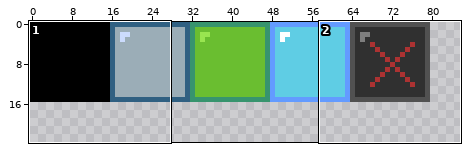
Pixel-art file, stored at assets/grid_tiles/grid_tiles.aseprite. The picture above shows the old version from afar; the outline marks the close-up.
Close-up. As it was:
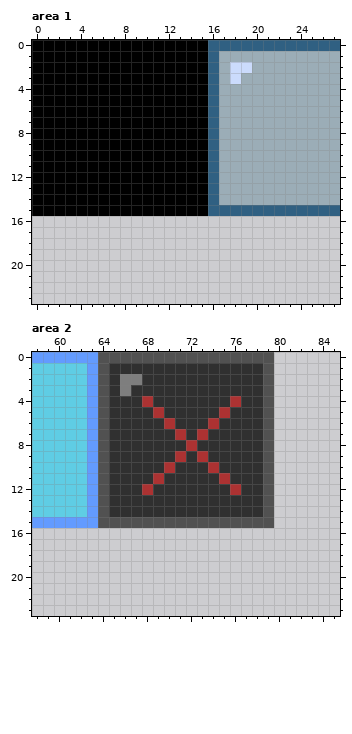
128x128 pixels, 1 frame. Shown: area 1: x 0..27, y 0..23; area 2: x 58..85, y 0..23. The wide view leaves out empty margins.
After:
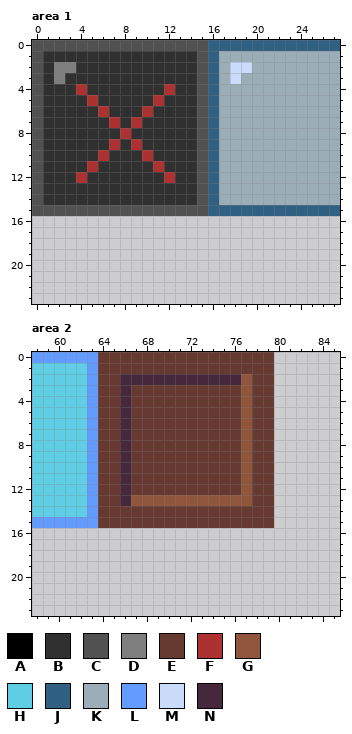
Palette (. is transparent): A #000000  B #303030  C #515151  D #7e7e7e  E #663931  F #ac3232  G #8f563b  H #5fcde4  J #306082  K #9badb7  L #639bff  M #cbdbfc  N #45283c
Difference:
Changed rows in their new state; - is an unchanged pixel.
Area 1:
first column x 0:
 0 CCCCCCCCCCCCCCCC
 1 CBBBBBBBBBBBBBBC
 2 CBDDBBBBBBBBBBBC
 3 CBDBBBBBBBBBBBBC
 4 CBBBFBBBBBBBFBBC
 5 CBBBBFBBBBBFBBBC
 6 CBBBBBFBBBFBBBBC
 7 CBBBBBBFBFBBBBBC
 8 CBBBBBBBFBBBBBBC
 9 CBBBBBBFBFBBBBBC
10 CBBBBBFBBBFBBBBC
11 CBBBBFBBBBBFBBBC
12 CBBBFBBBBBBBFBBC
13 CBBBBBBBBBBBBBBC
14 CBBBBBBBBBBBBBBC
15 CCCCCCCCCCCCCCCC
Area 2:
first column x 64:
 0 EEEEEEEEEEEEEEEE
 1 EEEEEEEEEEEEEEEE
 2 EENNNNNNNNNNNGEE
 3 EENEEEEEEEEEEGEE
 4 EENEEEEEEEEEEGEE
 5 EENEEEEEEEEEEGEE
 6 EENEEEEEEEEEEGEE
 7 EENEEEEEEEEEEGEE
 8 EENEEEEEEEEEEGEE
 9 EENEEEEEEEEEEGEE
10 EENEEEEEEEEEEGEE
11 EENEEEEEEEEEEGEE
12 EENEEEEEEEEEEGEE
13 EENGGGGGGGGGGGEE
14 EEEEEEEEEEEEEEEE
15 EEEEEEEEEEEEEEEE
Where, in picture pixels (left, top, right, bottom), the same in both close-ups:
changed: (32, 40, 208, 216)
changed: (98, 352, 274, 528)
